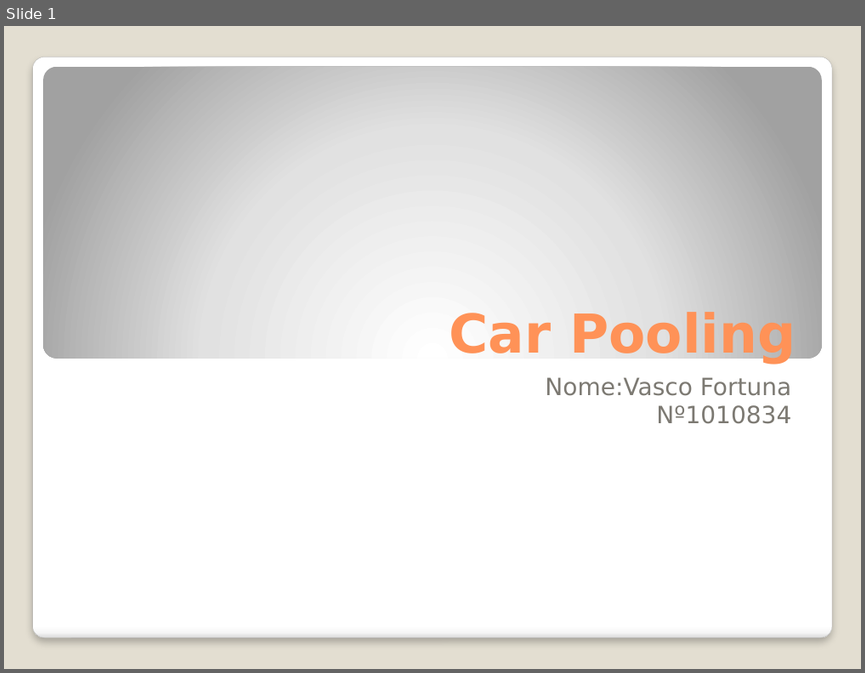
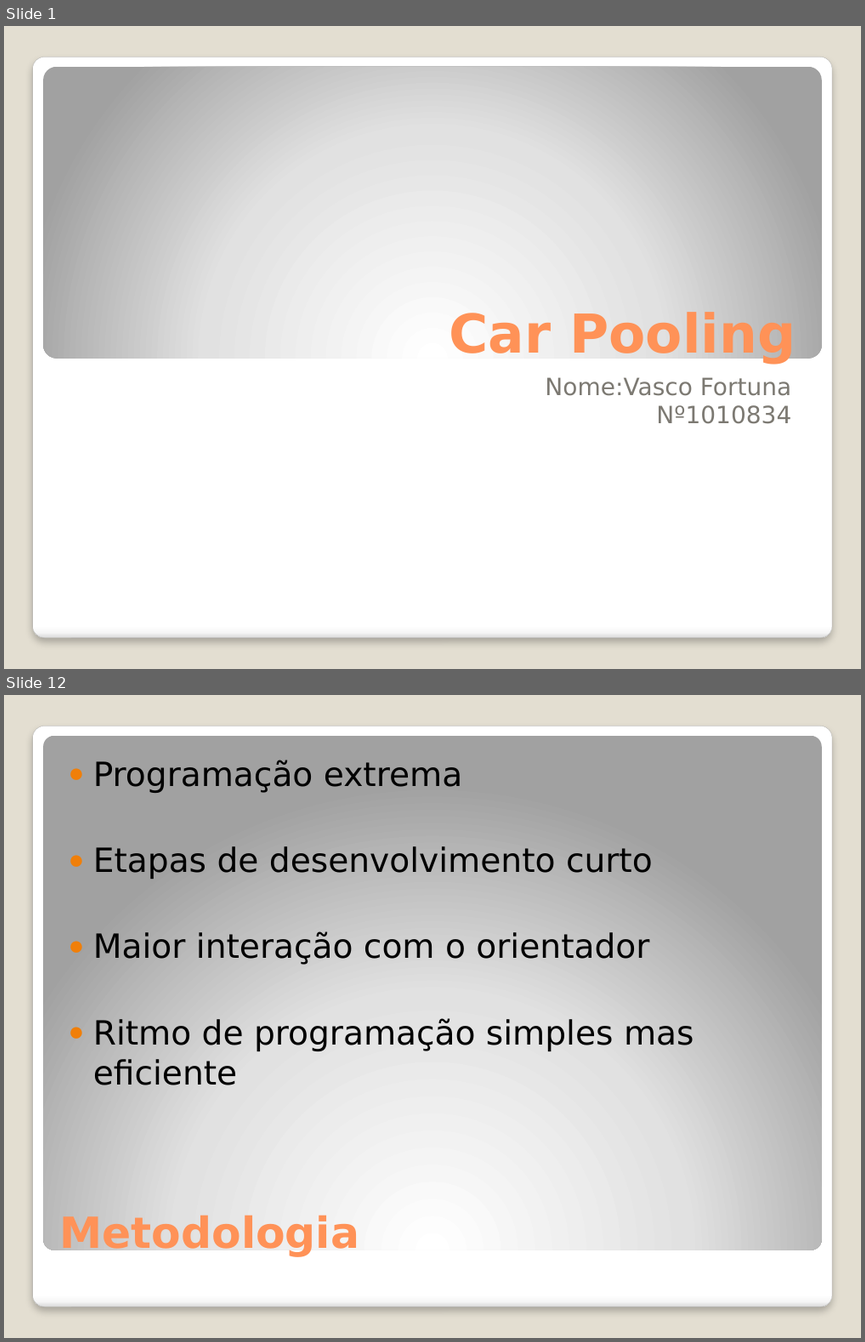
Before and after one commit to Vascomfortuna/Projeto-EI, a slide deck: actividades/Apresentação.pptx. Shown one above the other, each under a label of ours: slide 1 before the commit, slides 1 and 12 after it; the slides between them are not shown. The pictures are 865x673 and 865x1342 pixels, drawn with LibreOffice and Linux fonts; fonts in the diff are those of the drawing. Boxes give left, top, right and bottom in pixels: in the first picture for what was removed or moved away, otherwise in the second. Text is boxed around its words. In the diff, an @@ line names an element or a change of style, - is before the commit and + after.

```diff
--- a/actividades/Apresentação.pptx
+++ b/actividades/Apresentação.pptx
@@ slide 12 added at (x1=4, y1=695, x2=861, y2=1338), background #E3DED1; not listed: 1 template element that a slide beside it also shows @@
@@ rounded rectangle added at (x1=43, y1=735, x2=822, y2=1249), fill gradient #FFFFFF to #E1E1E1 to #A2A2A2 @@
@@ text added at (x1=93, y1=760, x2=693, y2=1085), 28 pt, text #000000 @@
+● Programação extrema
+● Etapas de desenvolvimento curto
+● Maior interação com o orientador
+● Ritmo de programação simples mas eficiente
@@ title added at (x1=59, y1=1212, x2=359, y2=1257), 36 pt, text #FF9258, bold @@
+Metodologia
```
Also in this commit, not shown: 1 slide changed, 11 other slides added, 1 slide removed, 5 other files.
